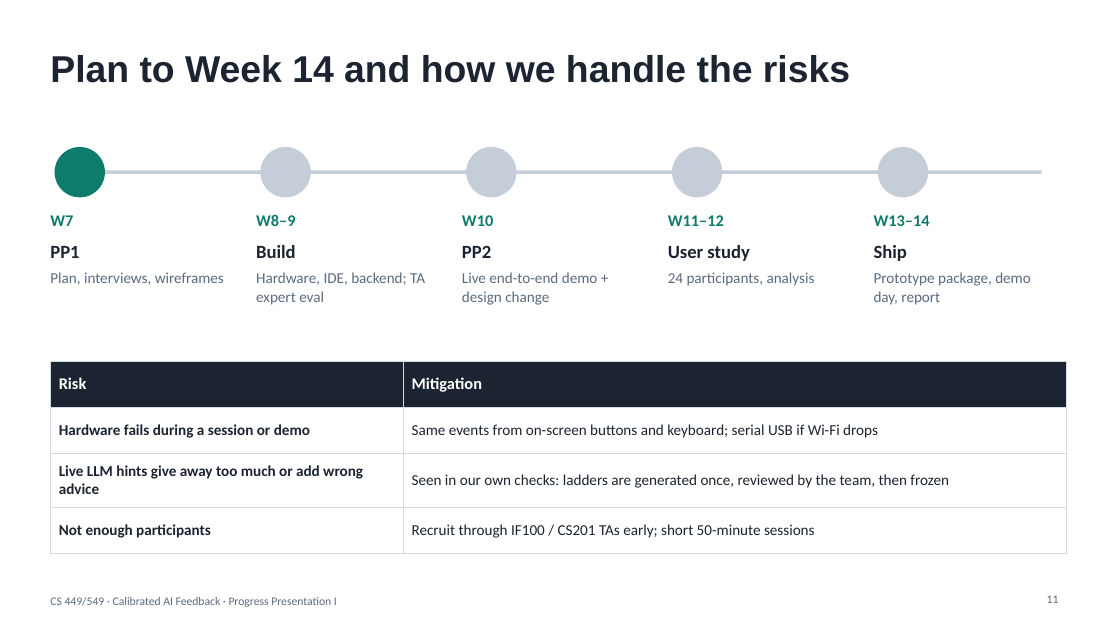
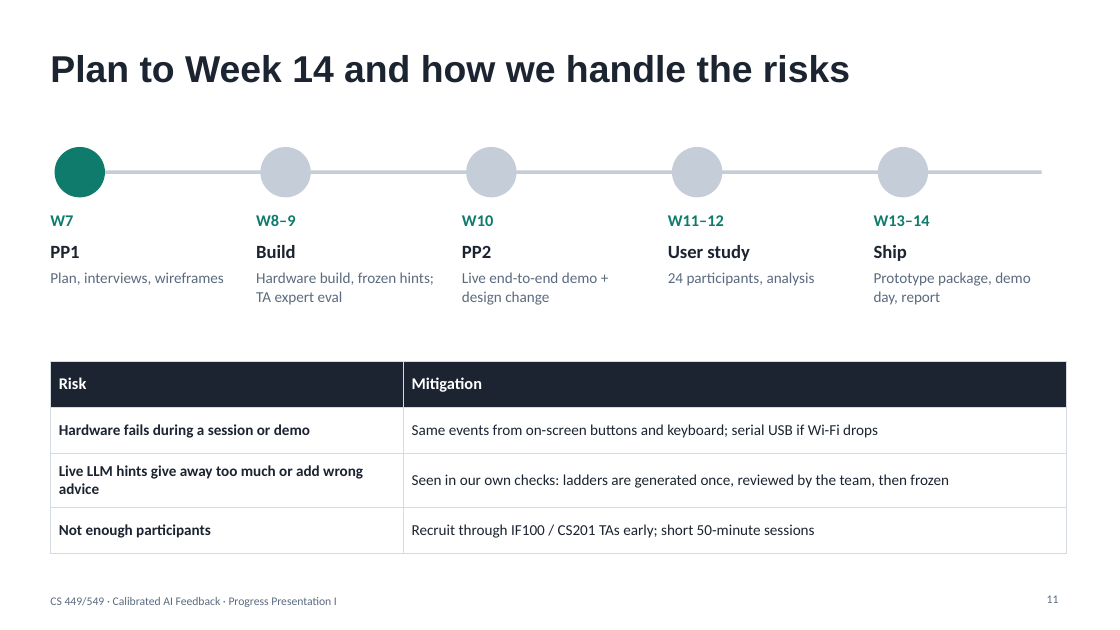
Before and after one commit to EmirC356/CS449-Project, a slide deck: slide 11 of docs/PP1_Calibrated_AI_Feedback.pptx. Drawn at 1120x630 pixels with LibreOffice and Linux fonts; fonts in the diff are those of the drawing. Boxes give left, top, right and bottom in pixels: in the first picture for what was removed or moved away, otherwise in the second. Text is boxed around its words. In the diff, an @@ line names an element or a change of style, - is before the commit and + after.

```diff
--- a/docs/PP1_Calibrated_AI_Feedback.pptx
+++ b/docs/PP1_Calibrated_AI_Feedback.pptx
@@ text at bbox=[256, 272, 434, 305]: text changed @@
-Hardware, IDE, backend; TA expert eval
+Hardware build, frozen hints; TA expert eval
```
Also in this commit, not shown: 2 other slides changed.
